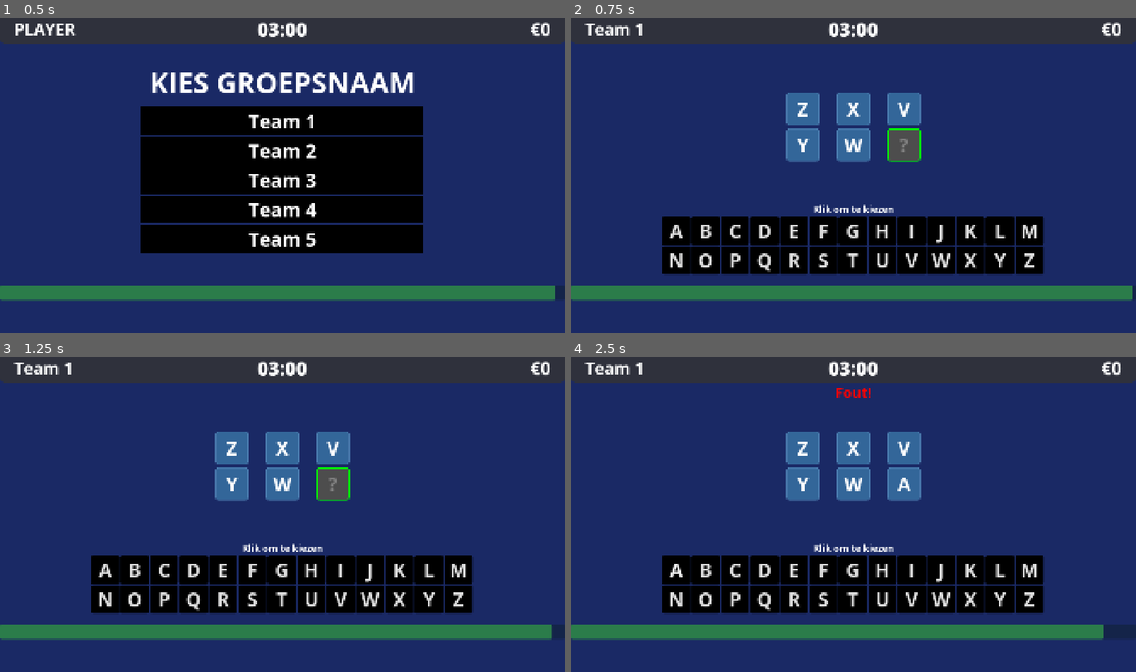
Above: before the commit, frames 1-4 (two rows, left to right).
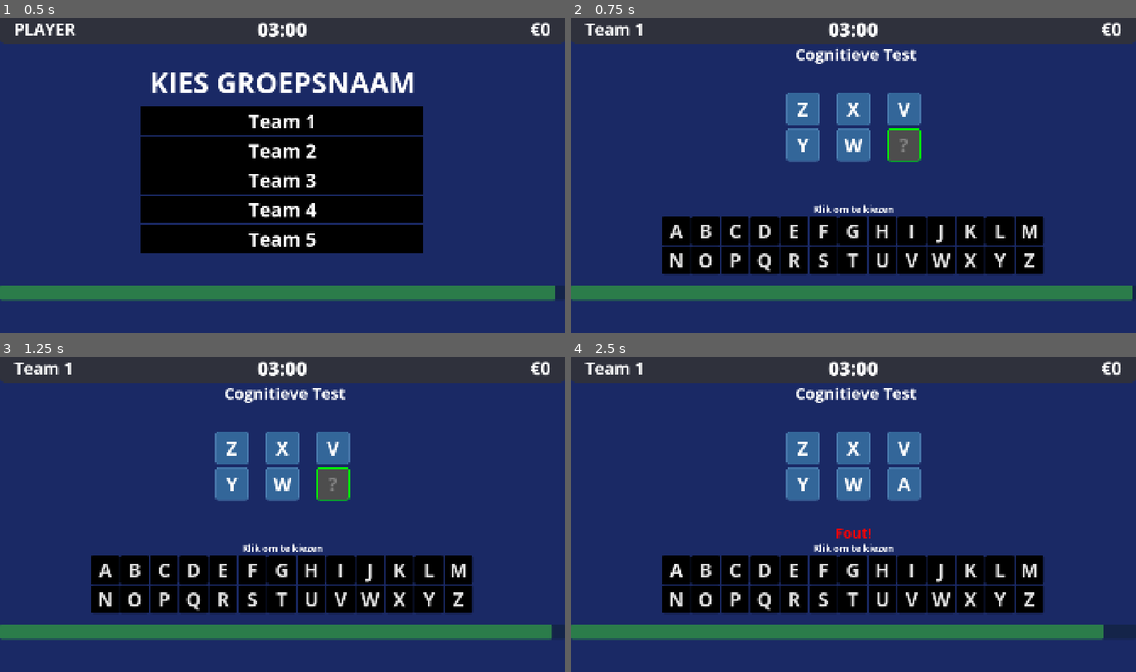
Above: after the commit, the same moments.

Repository: EscaperoomDesigner/erd-politie-station-a
Game: Godot game, scene res://scenes/pattern_test.tscn
The game is run twice, just before and just after one commit, with the same random seed, the same clock (stepped at 60 frames per second) and the same inputs. This scene is started directly instead of the project's main scene.
Inputs (mouse positions are in pixels of both pictures, inside the frame that each line leads up to):
- Up to frame 1 (0.5 s): no input
- Up to frame 2 (0.75 s): click "Team 1" at 0.5 s
- Up to frame 3 (1.25 s): no input
- Up to frame 4 (2.5 s): click (904, 483) at 1.25 s; click "A" at 2 s

Frame 1 is identical in both runs. In frame 2, 0.5% of the frame differs, in the area x 39-62%, y 9-15%; in frame 3, 0.5%; in frame 4, 0.7%, in the area x 39-62%, y 9-58%.

Commit message:
Update with added text header "Cognitive Test"
New build with extra header during game "Cognitive Test"

Diff:
--- a/scenes/pattern_test.tscn
+++ b/scenes/pattern_test.tscn
@@ -1,9 +1,12 @@
-[gd_scene load_steps=3 format=3 uid="uid://bo3qkm2gv7u7v"]
+[gd_scene format=3 uid="uid://bo3qkm2gv7u7v"]
 
 [ext_resource type="Script" uid="uid://cg14h5dq1wnry" path="res://scenes/pattern_test.gd" id="1_xh4mn"]
 [ext_resource type="Theme" uid="uid://c21uk7nolmdu6" path="res://assets/keyboard_button.tres" id="2_ucsc3"]
 
-[node name="PatternTest" type="Control"]
+[sub_resource type="LabelSettings" id="LabelSettings_ucsc3"]
+font_size = 54
+
+[node name="PatternTest" type="Control" unique_id=251313504]
 layout_mode = 3
 anchors_preset = 15
 anchor_right = 1.0
@@ -12,15 +15,15 @@
 grow_vertical = 2
 script = ExtResource("1_xh4mn")
 
-[node name="QuestionTimer" type="Timer" parent="."]
+[node name="QuestionTimer" type="Timer" parent="." unique_id=1574383661]
 unique_name_in_owner = true
 one_shot = true
 
-[node name="HintTimer" type="Timer" parent="."]
+[node name="HintTimer" type="Timer" parent="." unique_id=920374736]
 unique_name_in_owner = true
 one_shot = true
 
-[node name="FeedbackLabel" type="Label" parent="."]
+[node name="FeedbackLabel" type="Label" parent="." unique_id=1850486779]
 unique_name_in_owner = true
 z_index = 100
 layout_mode = 1
@@ -28,16 +31,16 @@
 anchor_left = 0.5
 anchor_right = 0.5
 offset_left = -0.5
-offset_top = 96.0
+offset_top = 572.885
 offset_right = 0.5
-offset_bottom = 163.0
+offset_bottom = 639.885
 grow_horizontal = 2
 size_flags_horizontal = 4
 size_flags_vertical = 0
 theme_override_font_sizes/font_size = 48
 horizontal_alignment = 1
 
-[node name="MarginContainer" type="MarginContainer" parent="."]
+[node name="MarginContainer" type="MarginContainer" parent="." unique_id=1494179447]
 layout_mode = 1
 anchors_preset = 15
 anchor_right = 1.0
@@ -49,26 +52,26 @@
 theme_override_constants/margin_right = 64
 theme_override_constants/margin_bottom = 64
 
-[node name="VBoxContainer" type="VBoxContainer" parent="MarginContainer"]
+[node name="VBoxContainer" type="VBoxContainer" parent="MarginContainer" unique_id=1146939999]
 custom_minimum_size = Vector2(1792, 824)
 layout_mode = 2
 alignment = 2
 
-[node name="HintLabel" type="Label" parent="MarginContainer/VBoxContainer"]
+[node name="HintLabel" type="Label" parent="MarginContainer/VBoxContainer" unique_id=1393907225]
 unique_name_in_owner = true
 visible = false
 layout_mode = 2
 text = "Vul de lege vakjes in"
 horizontal_alignment = 1
 
-[node name="SequenceContainer" type="VBoxContainer" parent="MarginContainer/VBoxContainer"]
+[node name="SequenceContainer" type="VBoxContainer" parent="MarginContainer/VBoxContainer" unique_id=402841049]
 unique_name_in_owner = true
 custom_minimum_size = Vector2(1792, 0)
 layout_mode = 2
 size_flags_horizontal = 4
 size_flags_vertical = 6
 
-[node name="KeyboardContainer" type="VBoxContainer" parent="MarginContainer/VBoxContainer"]
+[node name="KeyboardContainer" type="VBoxContainer" parent="MarginContainer/VBoxContainer" unique_id=443549396]
 unique_name_in_owner = true
 custom_minimum_size = Vector2(1300, 380)
 layout_mode = 2
@@ -76,187 +79,187 @@
 size_flags_vertical = 4
 theme = ExtResource("2_ucsc3")
 
-[node name="Title" type="Label" parent="MarginContainer/VBoxContainer/KeyboardContainer"]
+[node name="Title" type="Label" parent="MarginContainer/VBoxContainer/KeyboardContainer" unique_id=434489048]
 layout_mode = 2
 theme_override_font_sizes/font_size = 32
 text = "Klik om te kiezen"
 horizontal_alignment = 1
 
-[node name="Row1" type="HBoxContainer" parent="MarginContainer/VBoxContainer/KeyboardContainer"]
+[node name="Row1" type="HBoxContainer" parent="MarginContainer/VBoxContainer/KeyboardContainer" unique_id=18738378]
 unique_name_in_owner = true
 layout_mode = 2
 size_flags_horizontal = 0
 alignment = 1
 
-[node name="A" type="Button" parent="MarginContainer/VBoxContainer/KeyboardContainer/Row1"]
+[node name="A" type="Button" parent="MarginContainer/VBoxContainer/KeyboardContainer/Row1" unique_id=1135316566]
 custom_minimum_size = Vector2(96, 96)
 layout_mode = 2
 theme_override_font_sizes/font_size = 64
 text = "A"
 
-[node name="B" type="Button" parent="MarginContainer/VBoxContainer/KeyboardContainer/Row1"]
+[node name="B" type="Button" parent="MarginContainer/VBoxContainer/KeyboardContainer/Row1" unique_id=464978952]
 custom_minimum_size = Vector2(96, 96)
 layout_mode = 2
 theme_override_font_sizes/font_size = 64
 text = "B"
 
-[node name="C" type="Button" parent="MarginContainer/VBoxContainer/KeyboardContainer/Row1"]
+[node name="C" type="Button" parent="MarginContainer/VBoxContainer/KeyboardContainer/Row1" unique_id=1747636956]
 custom_minimum_size = Vector2(96, 96)
 layout_mode = 2
 theme_override_font_sizes/font_size = 64
 text = "C"
 
-[node name="D" type="Button" parent="MarginContainer/VBoxContainer/KeyboardContainer/Row1"]
+[node name="D" type="Button" parent="MarginContainer/VBoxContainer/KeyboardContainer/Row1" unique_id=1315338954]
 custom_minimum_size = Vector2(96, 96)
 layout_mode = 2
 theme_override_font_sizes/font_size = 64
 text = "D"
 
-[node name="E" type="Button" parent="MarginContainer/VBoxContainer/KeyboardContainer/Row1"]
+[node name="E" type="Button" parent="MarginContainer/VBoxContainer/KeyboardContainer/Row1" unique_id=462287353]
 custom_minimum_size = Vector2(96, 96)
 layout_mode = 2
 theme_override_font_sizes/font_size = 64
 text = "E"
 
-[node name="F" type="Button" parent="MarginContainer/VBoxContainer/KeyboardContainer/Row1"]
+[node name="F" type="Button" parent="MarginContainer/VBoxContainer/KeyboardContainer/Row1" unique_id=559616531]
 custom_minimum_size = Vector2(96, 96)
 layout_mode = 2
 theme_override_font_sizes/font_size = 64
 text = "F"
 
-[node name="G" type="Button" parent="MarginContainer/VBoxContainer/KeyboardContainer/Row1"]
+[node name="G" type="Button" parent="MarginContainer/VBoxContainer/KeyboardContainer/Row1" unique_id=1107517104]
 custom_minimum_size = Vector2(96, 96)
 layout_mode = 2
 theme_override_font_sizes/font_size = 64
 text = "G"
 
-[node name="H" type="Button" parent="MarginContainer/VBoxContainer/KeyboardContainer/Row1"]
+[node name="H" type="Button" parent="MarginContainer/VBoxContainer/KeyboardContainer/Row1" unique_id=1070566610]
 custom_minimum_size = Vector2(96, 96)
 layout_mode = 2
 theme_override_font_sizes/font_size = 64
 text = "H"
 
-[node name="I" type="Button" parent="MarginContainer/VBoxContainer/KeyboardContainer/Row1"]
+[node name="I" type="Button" parent="MarginContainer/VBoxContainer/KeyboardContainer/Row1" unique_id=1796523903]
 custom_minimum_size = Vector2(96, 96)
 layout_mode = 2
 theme_override_font_sizes/font_size = 64
 text = "I"
 
-[node name="J" type="Button" parent="MarginContainer/VBoxContainer/KeyboardContainer/Row1"]
+[node name="J" type="Button" parent="MarginContainer/VBoxContainer/KeyboardContainer/Row1" unique_id=2117811553]
 custom_minimum_size = Vector2(96, 96)
 layout_mode = 2
 theme_override_font_sizes/font_size = 64
 text = "J"
 
-[node name="K" type="Button" parent="MarginContainer/VBoxContainer/KeyboardContainer/Row1"]
+[node name="K" type="Button" parent="MarginContainer/VBoxContainer/KeyboardContainer/Row1" unique_id=1408045789]
 custom_minimum_size = Vector2(96, 96)
 layout_mode = 2
 theme_override_font_sizes/font_size = 64
 text = "K"
 
-[node name="L" type="Button" parent="MarginContainer/VBoxContainer/KeyboardContainer/Row1"]
+[node name="L" type="Button" parent="MarginContainer/VBoxContainer/KeyboardContainer/Row1" unique_id=667664281]
 custom_minimum_size = Vector2(96, 96)
 layout_mode = 2
 theme_override_font_sizes/font_size = 64
 text = "L"
 
-[node name="M" type="Button" parent="MarginContainer/VBoxContainer/KeyboardContainer/Row1"]
+[node name="M" type="Button" parent="MarginContainer/VBoxContainer/KeyboardContainer/Row1" unique_id=550109012]
 custom_minimum_size = Vector2(96, 96)
 layout_mode = 2
 theme_override_font_sizes/font_size = 64
 text = "M"
 
-[node name="Row2" type="HBoxContainer" parent="MarginContainer/VBoxContainer/KeyboardContainer"]
+[node name="Row2" type="HBoxContainer" parent="MarginContainer/VBoxContainer/KeyboardContainer" unique_id=2071002488]
 unique_name_in_owner = true
 layout_mode = 2
 size_flags_horizontal = 0
 alignment = 1
 
-[node name="N" type="Button" parent="MarginContainer/VBoxContainer/KeyboardContainer/Row2"]
+[node name="N" type="Button" parent="MarginContainer/VBoxContainer/KeyboardContainer/Row2" unique_id=567172277]
 custom_minimum_size = Vector2(96, 96)
 layout_mode = 2
 theme_override_font_sizes/font_size = 64
 text = "N"
 
-[node name="O" type="Button" parent="MarginContainer/VBoxContainer/KeyboardContainer/Row2"]
+[node name="O" type="Button" parent="MarginContainer/VBoxContainer/KeyboardContainer/Row2" unique_id=1357826751]
 custom_minimum_size = Vector2(96, 96)
 layout_mode = 2
 theme_override_font_sizes/font_size = 64
 text = "O"
 
-[node name="P" type="Button" parent="MarginContainer/VBoxContainer/KeyboardContainer/Row2"]
+[node name="P" type="Button" parent="MarginContainer/VBoxContainer/KeyboardContainer/Row2" unique_id=1375365378]
 custom_minimum_size = Vector2(96, 96)
 layout_mode = 2
 theme_override_font_sizes/font_size = 64
 text = "P"
 
-[node name="Q" type="Button" parent="MarginContainer/VBoxContainer/KeyboardContainer/Row2"]
+[node name="Q" type="Button" parent="MarginContainer/VBoxContainer/KeyboardContainer/Row2" unique_id=944807128]
 custom_minimum_size = Vector2(96, 96)
 layout_mode = 2
 theme_override_font_sizes/font_size = 64
 text = "Q"
 
-[node name="R" type="Button" parent="MarginContainer/VBoxContainer/KeyboardContainer/Row2"]
+[node name="R" type="Button" parent="MarginContainer/VBoxContainer/KeyboardContainer/Row2" unique_id=1831681272]
 custom_minimum_size = Vector2(96, 96)
 layout_mode = 2
 theme_override_font_sizes/font_size = 64
 text = "R"
 
-[node name="S" type="Button" parent="MarginContainer/VBoxContainer/KeyboardContainer/Row2"]
+[node name="S" type="Button" parent="MarginContainer/VBoxContainer/KeyboardContainer/Row2" unique_id=952069570]
 custom_minimum_size = Vector2(96, 96)
 layout_mode = 2
 theme_override_font_sizes/font_size = 64
 text = "S"
 
-[node name="T" type="Button" parent="MarginContainer/VBoxContainer/KeyboardContainer/Row2"]
+[node name="T" type="Button" parent="MarginContainer/VBoxContainer/KeyboardContainer/Row2" unique_id=483906800]
 custom_minimum_size = Vector2(96, 96)
 layout_mode = 2
 theme_override_font_sizes/font_size = 64
 text = "T"
 
-[node name="U" type="Button" parent="MarginContainer/VBoxContainer/KeyboardContainer/Row2"]
+[node name="U" type="Button" parent="MarginContainer/VBoxContainer/KeyboardContainer/Row2" unique_id=346045947]
 custom_minimum_size = Vector2(96, 96)
 layout_mode = 2
 theme_override_font_sizes/font_size = 64
 text = "U"
 
-[node name="V" type="Button" parent="MarginContainer/VBoxContainer/KeyboardContainer/Row2"]
+[node name="V" type="Button" parent="MarginContainer/VBoxContainer/KeyboardContainer/Row2" unique_id=1315854454]
 custom_minimum_size = Vector2(96, 96)
 layout_mode = 2
 theme_override_font_sizes/font_size = 64
 text = "V"
 
-[node name="W" type="Button" parent="MarginContainer/VBoxContainer/KeyboardContainer/Row2"]
+[node name="W" type="Button" parent="MarginContainer/VBoxContainer/KeyboardContainer/Row2" unique_id=116143991]
 custom_minimum_size = Vector2(96, 96)
 layout_mode = 2
 theme_override_font_sizes/font_size = 64
 text = "W"
 
-[node name="X" type="Button" parent="MarginContainer/VBoxContainer/KeyboardContainer/Row2"]
+[node name="X" type="Button" parent="MarginContainer/VBoxContainer/KeyboardContainer/Row2" unique_id=1217406957]
 custom_minimum_size = Vector2(96, 96)
 layout_mode = 2
 theme_override_font_sizes/font_size = 64
 text = "X"
 
-[node name="Y" type="Button" parent="MarginContainer/VBoxContainer/KeyboardContainer/Row2"]
+[node name="Y" type="Button" parent="MarginContainer/VBoxContainer/KeyboardContainer/Row2" unique_id=1945515086]
 custom_minimum_size = Vector2(96, 96)
 layout_mode = 2
 theme_override_font_sizes/font_size = 64
 text = "Y"
 
-[node name="Z" type="Button" parent="MarginContainer/VBoxContainer/KeyboardContainer/Row2"]
+[node name="Z" type="Button" parent="MarginContainer/VBoxContainer/KeyboardContainer/Row2" unique_id=746379418]
 custom_minimum_size = Vector2(96, 96)
 layout_mode = 2
 theme_override_font_sizes/font_size = 64
 text = "Z"
 
-[node name="Row3" type="HBoxContainer" parent="MarginContainer/VBoxContainer/KeyboardContainer"]
+[node name="Row3" type="HBoxContainer" parent="MarginContainer/VBoxContainer/KeyboardContainer" unique_id=1610387014]
 unique_name_in_owner = true
 custom_minimum_size = Vector2(1300, 0)
 layout_mode = 2
 alignment = 1
 
-[node name="0" type="Button" parent="MarginContainer/VBoxContainer/KeyboardContainer/Row3"]
+[node name="0" type="Button" parent="MarginContainer/VBoxContainer/KeyboardContainer/Row3" unique_id=57393022]
 custom_minimum_size = Vector2(96, 96)
 layout_mode = 2
 size_flags_horizontal = 4
@@ -264,7 +267,7 @@
 theme_override_font_sizes/font_size = 64
 text = "0"
 
-[node name="1" type="Button" parent="MarginContainer/VBoxContainer/KeyboardContainer/Row3"]
+[node name="1" type="Button" parent="MarginContainer/VBoxContainer/KeyboardContainer/Row3" unique_id=649833645]
 custom_minimum_size = Vector2(96, 96)
 layout_mode = 2
 size_flags_horizontal = 4
@@ -272,7 +275,7 @@
 theme_override_font_sizes/font_size = 64
 text = "1"
 
-[node name="2" type="Button" parent="MarginContainer/VBoxContainer/KeyboardContainer/Row3"]
+[node name="2" type="Button" parent="MarginContainer/VBoxContainer/KeyboardContainer/Row3" unique_id=1197072528]
 custom_minimum_size = Vector2(96, 96)
 layout_mode = 2
 size_flags_horizontal = 4
@@ -280,7 +283,7 @@
 theme_override_font_sizes/font_size = 64
 text = "2"
 
-[node name="3" type="Button" parent="MarginContainer/VBoxContainer/KeyboardContainer/Row3"]
+[node name="3" type="Button" parent="MarginContainer/VBoxContainer/KeyboardContainer/Row3" unique_id=1829728434]
 custom_minimum_size = Vector2(96, 96)
 layout_mode = 2
 size_flags_horizontal = 4
@@ -288,7 +291,7 @@
 theme_override_font_sizes/font_size = 64
 text = "3"
 
-[node name="4" type="Button" parent="MarginContainer/VBoxContainer/KeyboardContainer/Row3"]
+[node name="4" type="Button" parent="MarginContainer/VBoxContainer/KeyboardContainer/Row3" unique_id=889203232]
 custom_minimum_size = Vector2(96, 96)
 layout_mode = 2
 size_flags_horizontal = 4
@@ -296,7 +299,7 @@
 theme_override_font_sizes/font_size = 64
 text = "4"
 
-[node name="5" type="Button" parent="MarginContainer/VBoxContainer/KeyboardContainer/Row3"]
+[node name="5" type="Button" parent="MarginContainer/VBoxContainer/KeyboardContainer/Row3" unique_id=778226633]
 custom_minimum_size = Vector2(96, 96)
 layout_mode = 2
 size_flags_horizontal = 4
@@ -304,7 +307,7 @@
 theme_override_font_sizes/font_size = 64
 text = "5"
 
-[node name="6" type="Button" parent="MarginContainer/VBoxContainer/KeyboardContainer/Row3"]
+[node name="6" type="Button" parent="MarginContainer/VBoxContainer/KeyboardContainer/Row3" unique_id=2131754475]
 custom_minimum_size = Vector2(96, 96)
 layout_mode = 2
 size_flags_horizontal = 4
@@ -312,7 +315,7 @@
 theme_override_font_sizes/font_size = 64
 text = "6"
 
-[node name="7" type="Button" parent="MarginContainer/VBoxContainer/KeyboardContainer/Row3"]
+[node name="7" type="Button" parent="MarginContainer/VBoxContainer/KeyboardContainer/Row3" unique_id=1382490996]
 custom_minimum_size = Vector2(96, 96)
 layout_mode = 2
 size_flags_horizontal = 4
@@ -320,7 +323,7 @@
 theme_override_font_sizes/font_size = 64
 text = "7"
 
-[node name="8" type="Button" parent="MarginContainer/VBoxContainer/KeyboardContainer/Row3"]
+[node name="8" type="Button" parent="MarginContainer/VBoxContainer/KeyboardContainer/Row3" unique_id=825984091]
 custom_minimum_size = Vector2(96, 96)
 layout_mode = 2
 size_flags_horizontal = 4
@@ -328,7 +331,7 @@
 theme_override_font_sizes/font_size = 64
 text = "8"
 
-[node name="9" type="Button" parent="MarginContainer/VBoxContainer/KeyboardContainer/Row3"]
+[node name="9" type="Button" parent="MarginContainer/VBoxContainer/KeyboardContainer/Row3" unique_id=1498974806]
 custom_minimum_size = Vector2(96, 96)
 layout_mode = 2
 size_flags_horizontal = 4
@@ -336,7 +339,7 @@
 theme_override_font_sizes/font_size = 64
 text = "9"
 
-[node name="TimerProgressBar" type="ProgressBar" parent="."]
+[node name="TimerProgressBar" type="ProgressBar" parent="." unique_id=198996920]
 unique_name_in_owner = true
 custom_minimum_size = Vector2(1920, 48)
 layout_mode = 0
@@ -348,3 +351,13 @@
 step = 0.001
 value = 1.0
 show_percentage = false
+
+[node name="Label" type="Label" parent="." unique_id=1825188235]
+layout_mode = 1
+anchors_preset = -1
+offset_left = 762.0
+offset_top = 95.0
+offset_right = 1587.0
+offset_bottom = 218.00009
+text = "Cognitieve Test"
+label_settings = SubResource("LabelSettings_ucsc3")
Not shown, changed: build/station-a.arm64
